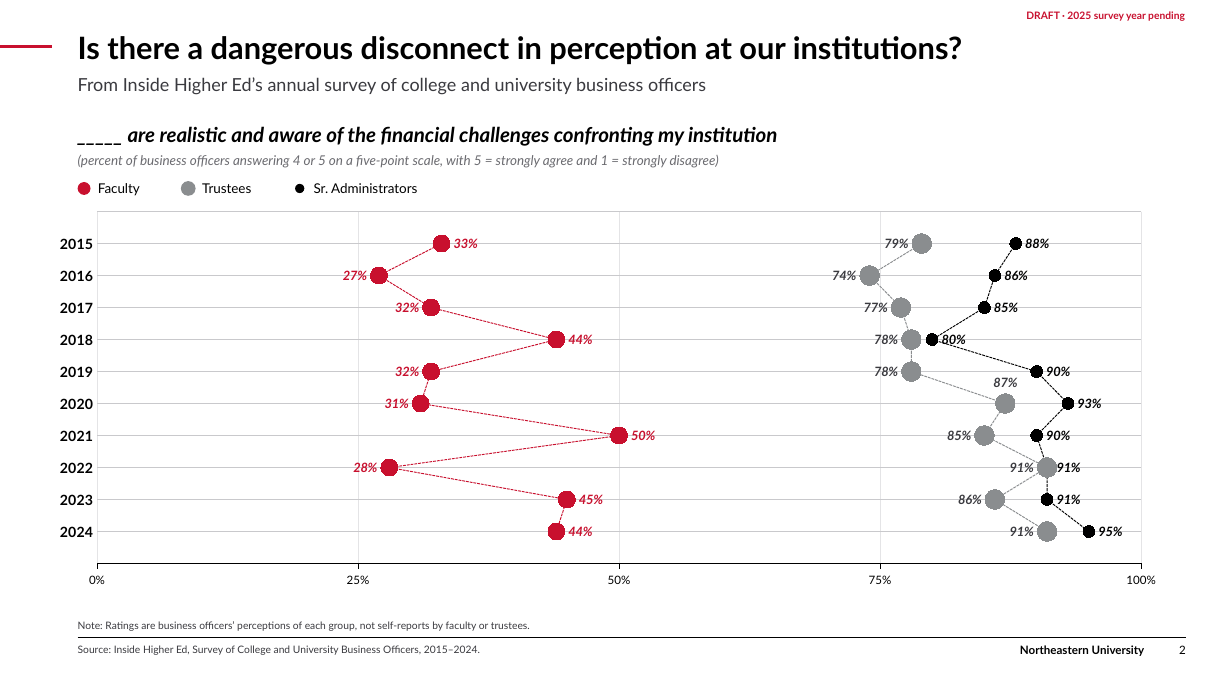
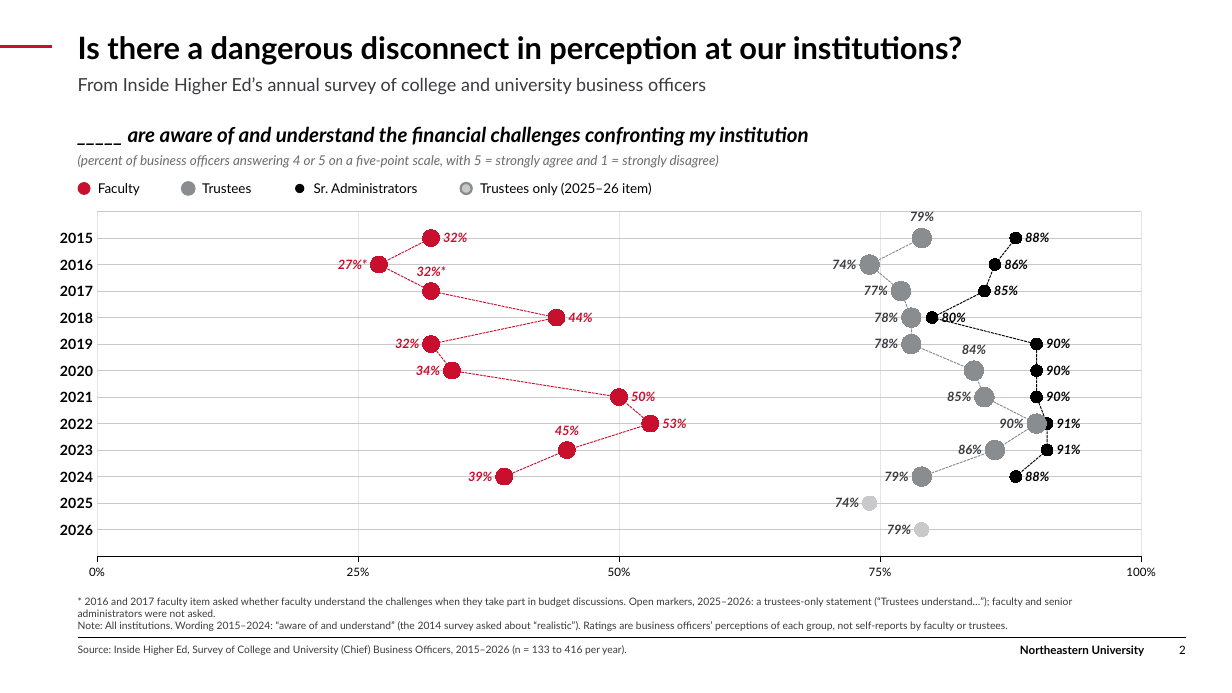
Before and after one commit to brettcsweet/Tonys-repo, a slide deck: slide 2 of nu-peer-slides/NU_peer_slides_rebrand_DRAFT.pptx. Drawn at 1232x693 pixels with LibreOffice and Linux fonts; fonts in the diff are those of the drawing. Boxes give left, top, right and bottom in pixels: in the first picture for what was removed or moved away, otherwise in the second. Text is boxed around its words. In the diff, an @@ line names an element or a change of style, - is before the commit and + after.

```diff
--- a/nu-peer-slides/NU_peer_slides_rebrand_DRAFT.pptx
+++ b/nu-peer-slides/NU_peer_slides_rebrand_DRAFT.pptx
@@ text removed at <box>1026,11,1185,21</box> @@
-DRAFT · 2025 survey year pending
@@ text at <box>128,126,808,146</box>: text changed @@
-_____ are realistic and aware of the financial challenges confronting my institution
+_____ are aware of and understand the financial challenges confronting my institution
@@ scatter lines chart at <box>32,207,1202,593</box> @@
-Series 1: (33, 2015), (27, 2016), (32, 2017), (44, 2018), (32, 2019), (31, 2020), (50, 2021), (28, 2022), (45, 2023), (44, 2024)
+Series 1: (32, 2015), (27, 2016), (32, 2017), (44, 2018), (32, 2019), (34, 2020), (50, 2021), (53, 2022), (45, 2023), (39, 2024)
@@ data labels of Series 1 added @@
-Series 2: (79, 2015), (74, 2016), (77, 2017), (78, 2018), (78, 2019), (87, 2020), (85, 2021), (91, 2022), (86, 2023), (91, 2024)
+Series 2: (79, 2015), (74, 2016), (77, 2017), (78, 2018), (78, 2019), (84, 2020), (85, 2021), (90, 2022), (86, 2023), (79, 2024)
@@ data labels of Series 2 added @@
-Series 3: (88, 2015), (86, 2016), (85, 2017), (80, 2018), (90, 2019), (93, 2020), (90, 2021), (91, 2022), (91, 2023), (95, 2024)
+Series 3: (88, 2015), (86, 2016), (85, 2017), (80, 2018), (90, 2019), (90, 2020), (90, 2021), (91, 2022), (91, 2023), (88, 2024)
@@ data labels of Series 3 added @@
+Series 4: (74, 2025), (79, 2026)
@@ value axis changed @@
@@ plot area changed @@
@@ scatter lines chart: place and size @@
-scatter lines chart at <box>32,207,1202,601</box>
+scatter lines chart at <box>32,207,1202,593</box>
@@ ellipse added at <box>461,183,472,194</box>, fill #C9C9CC, outline #8A8D8F 1.75 pt @@
@@ text added at <box>480,182,651,196</box>, 10.5 pt, text #000000 @@
+Trustees only (2025–26 item)
@@ text at <box>78,597,1073,631</box>: text changed @@
-Note: Ratings are business officers’ perceptions of each group, not self-reports by faculty or trustees.
+* 2016 and 2017 faculty item asked whether faculty understand the challenges when they take part in budget discussions. Open markers, 2025–2026: a trustees-only statement (“Trustees understand…”); faculty and senior administrators were not asked.
+Note: All institutions. Wording 2015–2024: “aware of and understand” (the 2014 survey asked about “realistic”). Ratings are business officers’ perceptions of each group, not self-reports by faculty or trustees.
@@ text at <box>78,645,626,655</box>: text changed @@
-Source: Inside Higher Ed, Survey of College and University Business Officers, 2015–2024.
+Source: Inside Higher Ed, Survey of College and University (Chief) Business Officers, 2015–2026 (n = 133 to 416 per year).
```
Also in this commit, not shown: 2 other slides changed, 51 other files.
